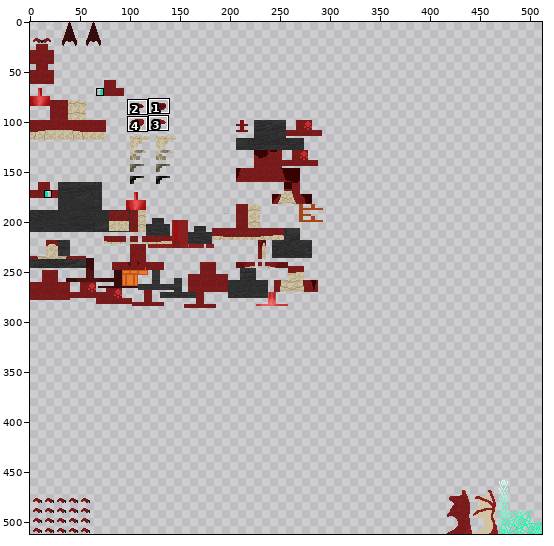
Sprite sheet: src/test/resources/Zakari_Levica_young.png. The first picture is a wide view before the edit; the outline marks the close-up.
Close-up. Before the edit:
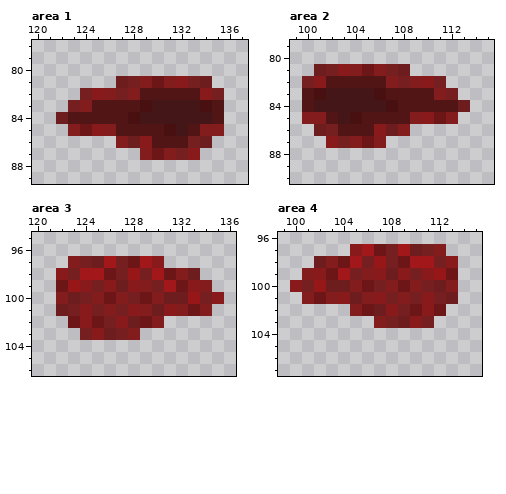
The file is 512x512 pixels. Colours within 5 levels of each other are drawn and written as one. Shown: area 1: x 120..137, y 78..89; area 2: x 99..115, y 79..90; area 3: x 120..136, y 95..106; area 4: x 99..115, y 96..107. The commit also changed other parts of the picture, which this record leaves out.
New version:
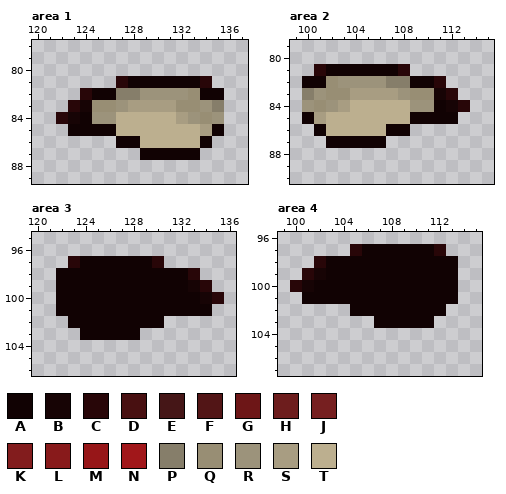
Palette (. is transparent): A #110203  B #170405  C #280608  D #481011  E #451617  F #521516  G #6d1617  H #6d1d1d  J #761f20  K #821c1d  L #881a1b  M #971618  N #a1171a  P #867e6a  Q #988e74  R #9c937b  S #a89d82  T #bcaf8f
The edit:
Changed rows in their new state; - is an unchanged pixel.
Area 1:
first column x 122:
81 -----CAAAAAAC-
82 --CAAPPRRRRQAA
83 -CBQQRSSSSQQRP
84 CBARRTTTTTSRQR
85 -AAAATTTTTTTSA
86 -----AATTTTTA-
87 -------AAAAA--
Area 2:
first column x 100:
81 -CAAAAAAC-----
82 AAQRRRRPPAAC--
83 PRQQSSSSRQQBC-
84 RQRSTTTTTRRABC
85 ASTTTTTTTAAAA-
86 -ATTTTTAA-----
87 --AAAAA-------
Area 3:
first column x 122:
 97 -CAAAAAAC-----
 98 AAAAAAAAAAAC--
 99 AAAAAAAAAAABC-
100 AAAAAAAAAAAABC
101 AAAAAAAAAAAAA-
102 -AAAAAAAA-----
103 --AAAAA-------
Area 4:
first column x 100:
 97 -----CAAAAAAC-
 98 --CAAAAAAAAAAA
 99 -CBAAAAAAAAAAA
100 CBAAAAAAAAAAAA
101 -AAAAAAAAAAAAA
102 -----AAAAAAAA-
103 -------AAAAA--
